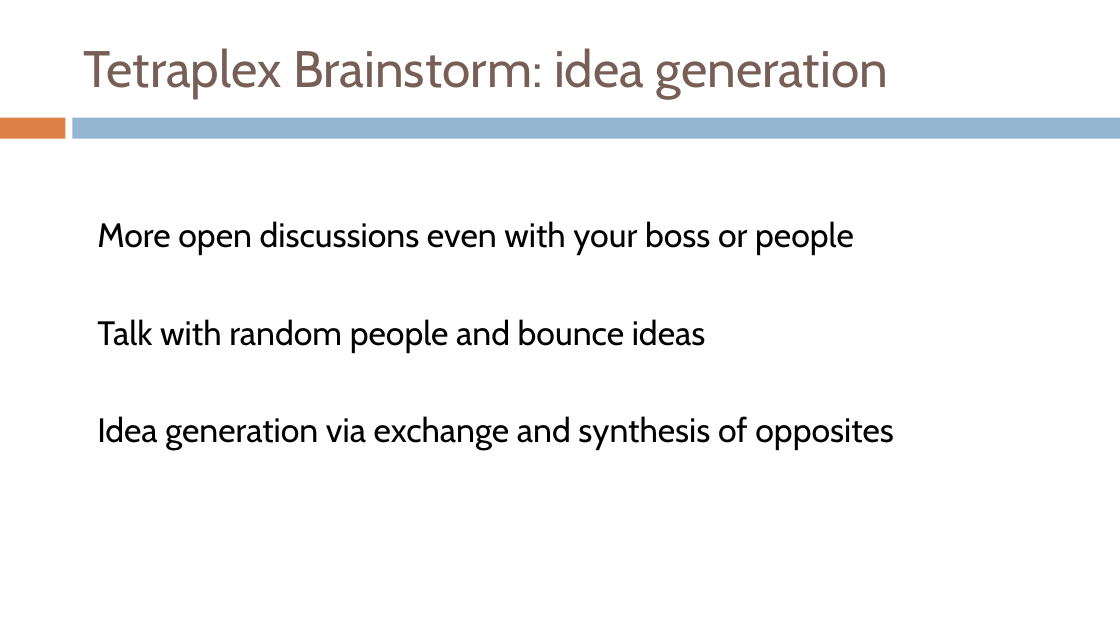
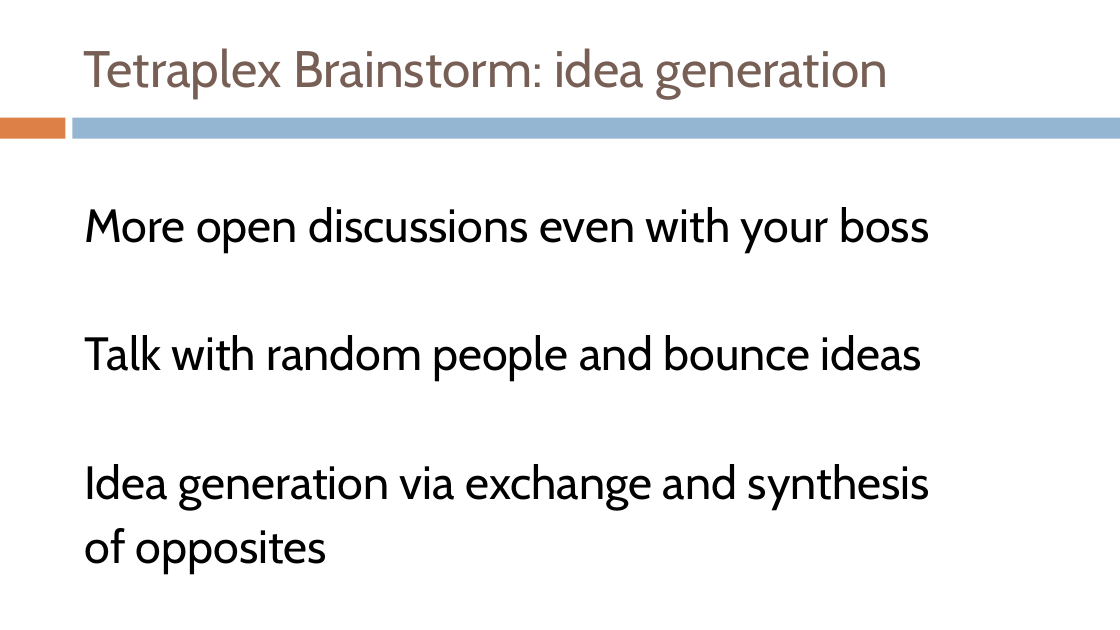
Before and after one commit to TetraPlex-org/central, a slide deck: slide 8 of TetraPlex deck 0.51.pptx. Drawn at 1120x630 pixels with LibreOffice and Linux fonts; fonts in the diff are those of the drawing. Boxes give left, top, right and bottom in pixels: in the first picture for what was removed or moved away, otherwise in the second. Text is boxed around its words. In the diff, an @@ line names an element or a change of style, - is before the commit and + after.

Commit message:
Add files via upload
larger font

```diff
--- a/TetraPlex deck 0.51.pptx
+++ b/TetraPlex deck 0.51.pptx
@@ text "More open discussions even with ..." moved from (x1=97, y1=221, x2=894, y2=450) to (x1=85, y1=207, x2=930, y2=574) @@
@@ text at (x1=85, y1=207, x2=929, y2=254): text changed; size 29 to 40 pt @@
-More open discussions even with your boss or people
+More open discussions even with your boss
@@ text at (x1=85, y1=335, x2=922, y2=382): size 29 to 40 pt in "Talk with random people and bounce ideas" @@
@@ text at (x1=85, y1=464, x2=930, y2=574): text changed; size 29 to 40 pt @@
-Idea generation via exchange and synthesis of opposites
+Idea generation via exchange and synthesis
+of opposites
```
Also in this commit, not shown: 10 other slides changed.
